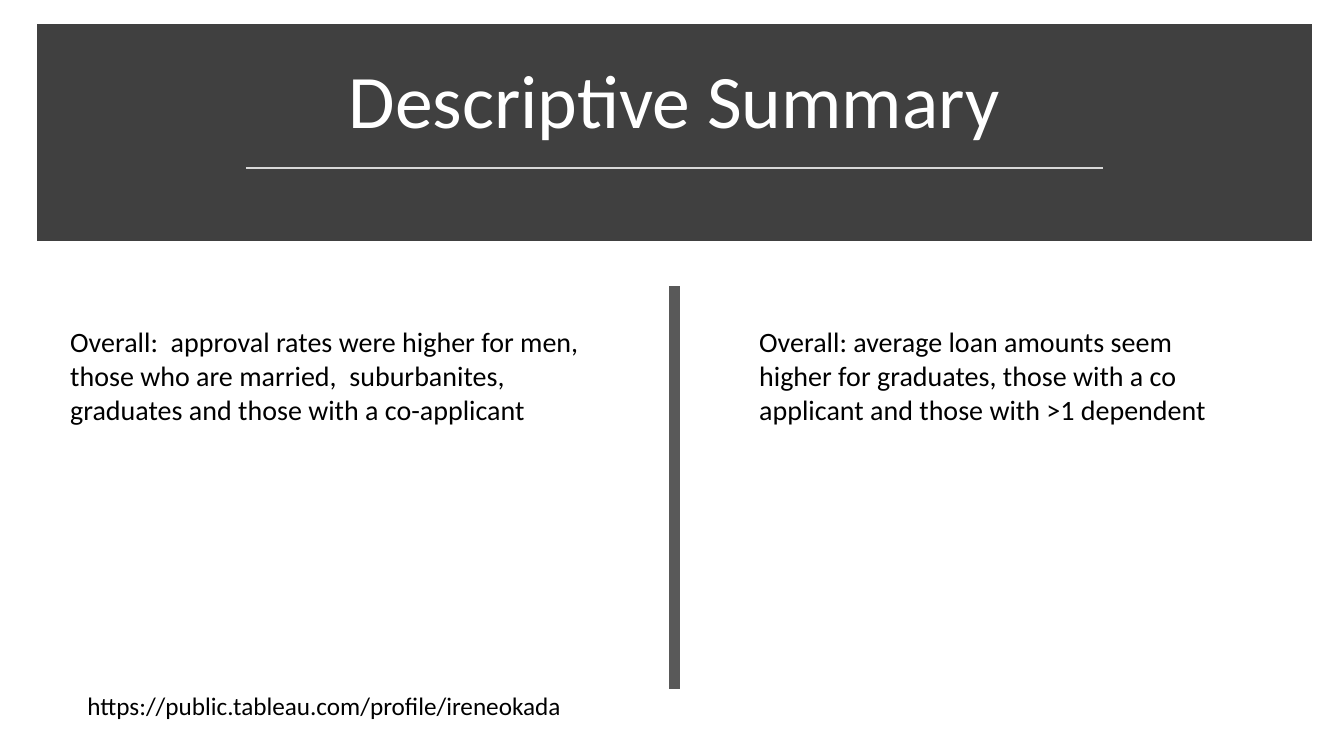
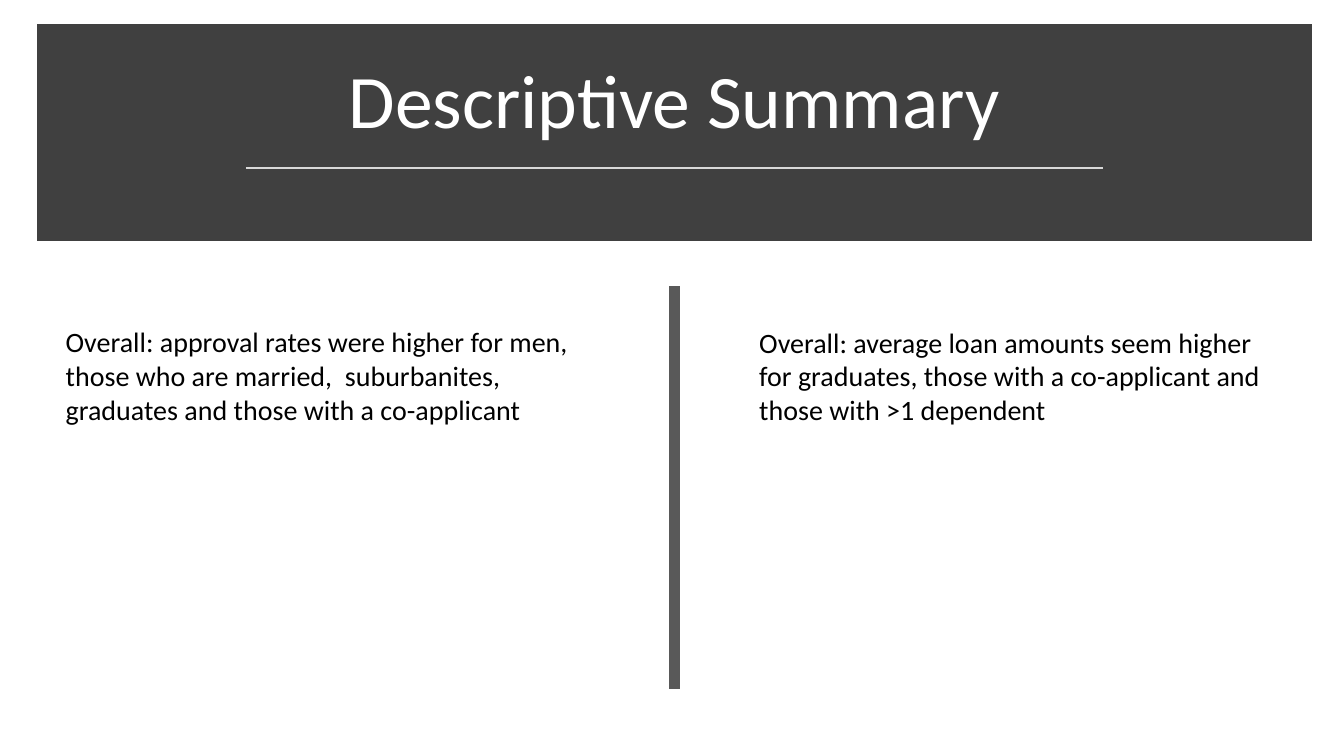
Before and after one commit to diazdez/Project-3, a slide deck: slide 6 of Loan approval project 3.pptx. Drawn at 1344x756 pixels with LibreOffice and Linux fonts; fonts in the diff are those of the drawing. Boxes give left, top, right and bottom in pixels: in the first picture for what was removed or moved away, otherwise in the second. Text is boxed around its words. In the diff, an @@ line names an element or a change of style, - is before the commit and + after.

```diff
--- a/Loan approval project 3.pptx
+++ b/Loan approval project 3.pptx
@@ text "Overall: approval rates were higher ..." rewrapped from [70, 332, 578, 425] to [66, 332, 567, 425] @@
@@ text at [759, 333, 1260, 425]: text changed @@
-Overall: average loan amounts seem higher for graduates, those with a co applicant and those with >1 dependent
+Overall: average loan amounts seem higher for graduates, those with a co-applicant and those with >1 dependent
@@ text removed at [87, 697, 560, 719] @@
-https://public.tableau.com/profile/ireneokada
```
Also in this commit, not shown: 10 other slides changed, 1 slide added, 1 slide removed, 4 other files.
